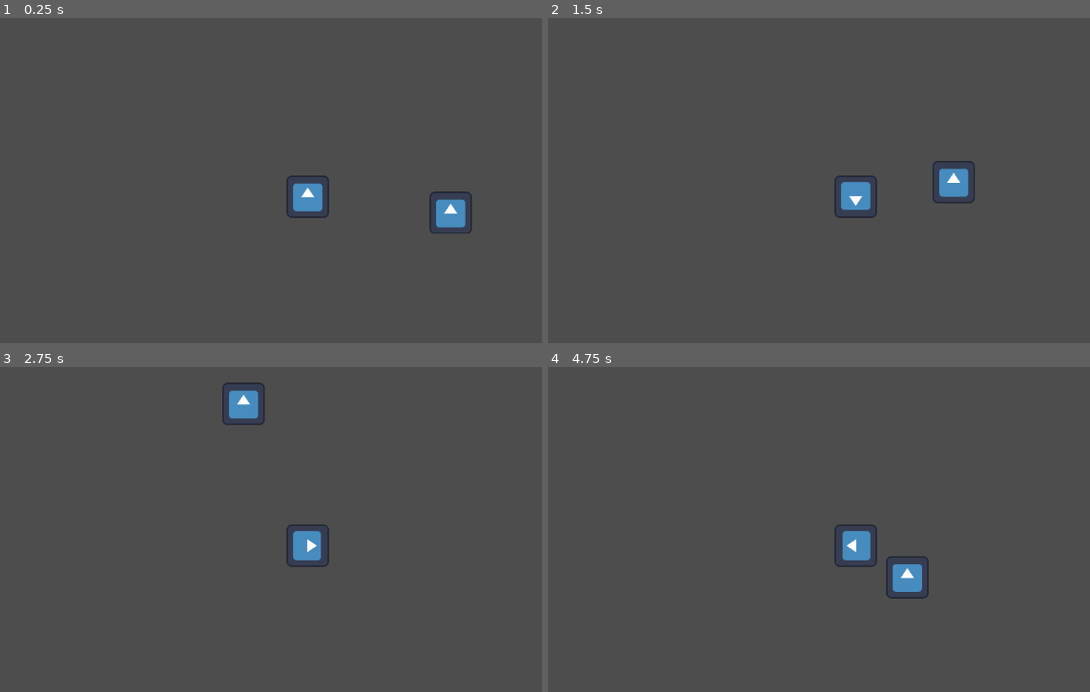
Above: before the commit, frames 1-4 (two rows, left to right).
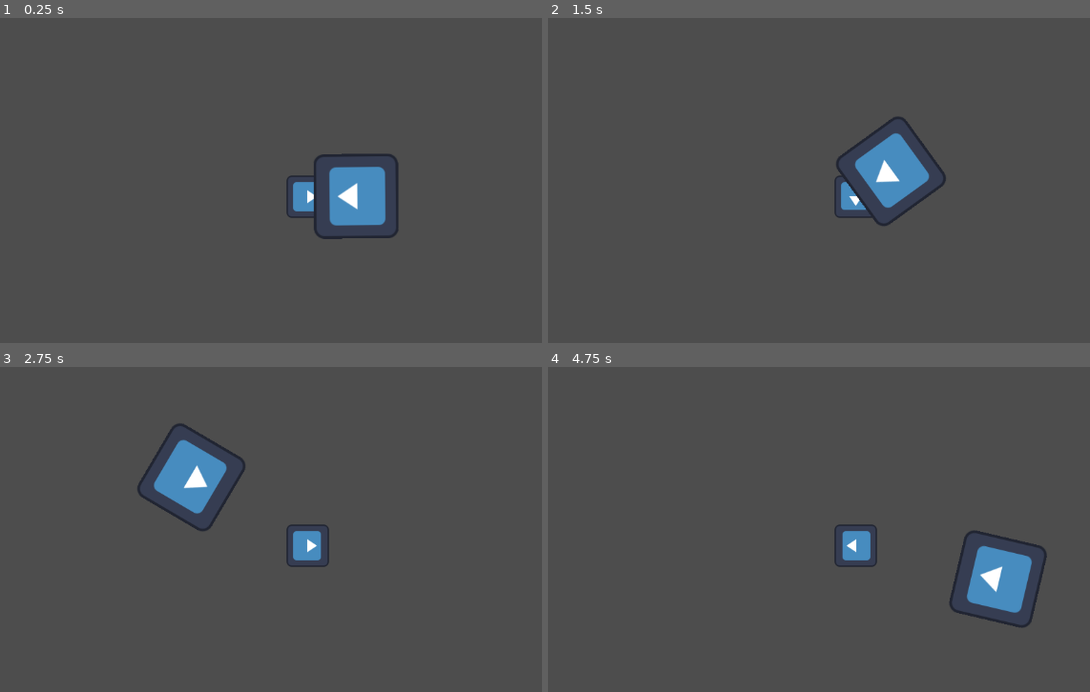
Above: after the commit, the same moments.

Repository: questionmark5482/Beat-Hunter
Game: Godot game, scene res://Scenes/stage.tscn
Two runs of this game, one before a commit and one after it. Both use one fixed random seed, a clock stepped at 60 frames per second and the inputs below. The engine's default icon, where the game draws it, is replaced by a stand-in: a white triangle on a blue panel in a dark square.
Inputs:
- Up to frame 1 (0.25 s): no input
- Up to frame 2 (1.5 s): hold Right (ui_right) 0.53-1.28 s; hold J (attack) 0.53-1.28 s; tap Enter at 1.25 s; hold Down (ui_down) from 1.28 s (still down); tap Space (dance) at 1.35 s
- Up to frame 3 (2.75 s): release Down (ui_down) at 2.03 s; hold Right (ui_right) from 2.03 s (still down); hold K (defend) from 2.03 s (still down)
- Up to frame 4 (4.75 s): release Right (ui_right) at 2.78 s; release K (defend) at 2.78 s; hold Up (ui_up) 2.78-3.53 s; tap L (dodge) at 2.85 s; hold J (attack) 3.53-4.28 s; hold Left (ui_left) from 3.53 s (still down); tap Space (dance) at 4.35 s

The runs differ from the first frame. In frame 1, 3.2% of the frame differs, in the area x 54-87%, y 41-69%; in frame 2, 3.1%; in frame 3, 3.1%; in frame 4, 3.0%.

Commit message:
2023/10/12

Diff:
--- a/Scenes/monster.tscn
+++ b/Scenes/monster.tscn
@@ -1,5 +1,6 @@
-[gd_scene load_steps=6 format=3 uid="uid://do1c08fvn57es"]
+[gd_scene load_steps=7 format=3 uid="uid://do1c08fvn57es"]
 
+[ext_resource type="Script" path="res://Scripts/monster.gd" id="1_r1c88"]
 [ext_resource type="Texture2D" uid="uid://dcap3h1bilchx" path="res://icon.svg" id="1_wk683"]
 
 [sub_resource type="RectangleShape2D" id="RectangleShape2D_x0t05"]
@@ -65,12 +66,14 @@
 }
 
 [node name="Monster" type="CharacterBody2D"]
+scale = Vector2(2, 2)
+script = ExtResource("1_r1c88")
 
 [node name="CollisionShape2D" type="CollisionShape2D" parent="."]
+scale = Vector2(2, 2)
 shape = SubResource("RectangleShape2D_x0t05")
 
 [node name="Sprite2D" type="Sprite2D" parent="."]
-position = Vector2(226, 51)
 texture = ExtResource("1_wk683")
 
 [node name="AnimationPlayer" type="AnimationPlayer" parent="Sprite2D"]
--- a/Scenes/player.tscn
+++ b/Scenes/player.tscn
@@ -5,6 +5,7 @@
 [ext_resource type="AudioStream" uid="uid://ddiyjdwb47smh" path="res://Audio/Side Stick.wav" id="3_ql4p5"]
 
 [node name="Player" type="CharacterBody2D"]
+rotation = 1.57079
 script = ExtResource("1_0kxaa")
 
 [node name="PlayerSprite" type="Sprite2D" parent="."]
--- /dev/null
+++ b/Scripts/monster.gd
@@ -0,0 +1,46 @@
+extends CharacterBody2D
+
+const SPEED = 300.0
+const MONSTER_DRAG = SPEED * 0.2
+const STEER_VELOCITY = 1
+
+var player_vector: Vector2
+var player_direction: Vector2
+var move_direction: Vector2
+var facing_angle: float
+
+var current_state: String
+
+const STATE_CHASE= "chase"
+const STATE_IDLE = "idle"
+
+var audio_player: AudioStreamPlayer
+
+var  player
+
+func _ready():
+	current_state = STATE_CHASE
+	audio_player = get_node("AudioStreamPlayer")
+	player = get_parent().get_node("Player")
+#	print(player.transform.origin)
+
+func _physics_process(delta):
+	match current_state:
+		STATE_CHASE:
+			handle_chase_state(delta)
+		STATE_IDLE:
+			handle_idle_state(delta)
+
+func handle_chase_state(delta):
+	player_vector = player.get_global_transform().origin - self.get_global_transform().origin
+	player_direction = player_vector.normalized()
+
+	velocity = player_direction * SPEED
+	facing_angle = player_direction.angle()
+	set_global_rotation(facing_angle + PI/2)
+
+	velocity = velocity.move_toward(Vector2(0, 0), MONSTER_DRAG)
+	move_and_slide()
+
+func handle_idle_state(delta):
+	pass
